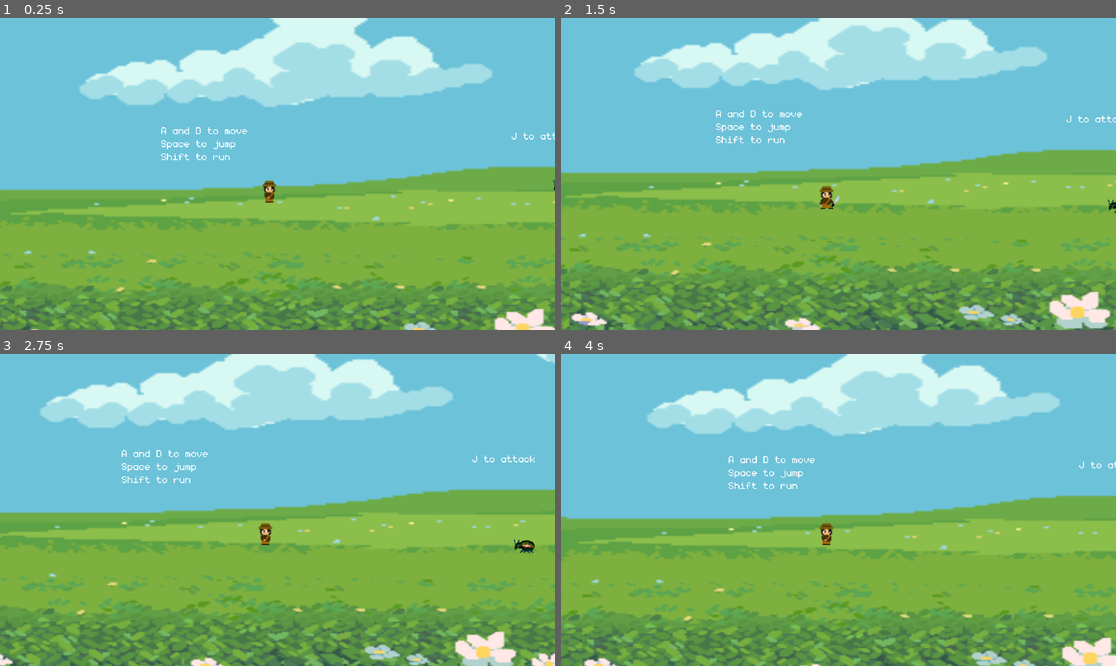
Above: before the commit, frames 1-4 (two rows, left to right).
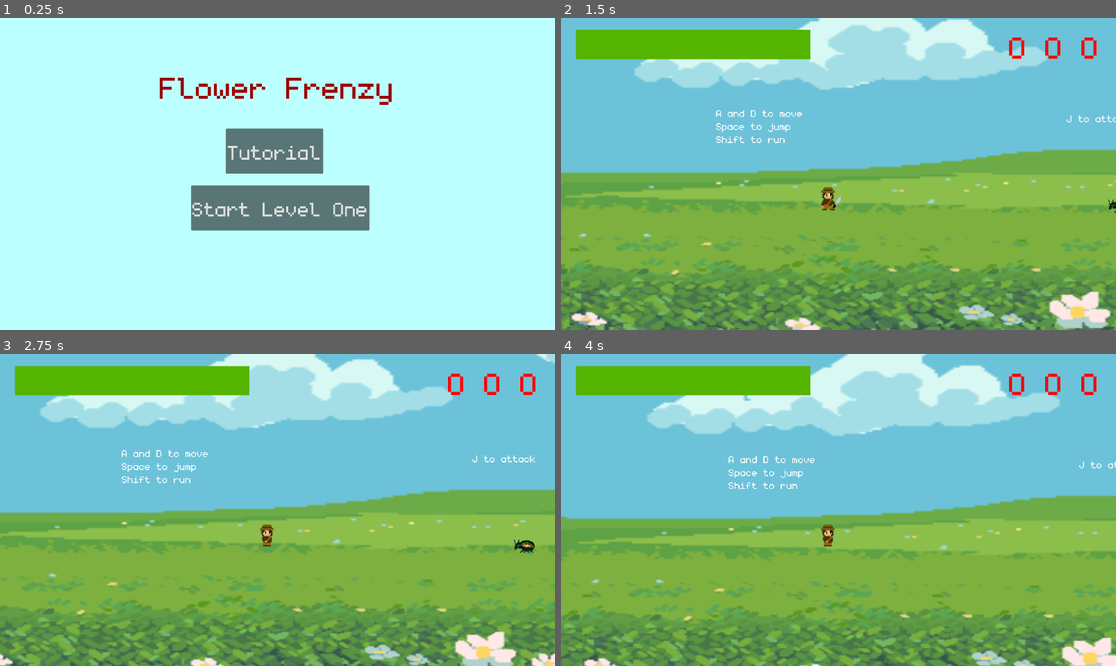
Above: after the commit, the same moments.

Repository: ako3131/traj-flower-frenzy
Game: Godot game, scene res://scenes/main_menu.tscn
The game is run twice, just before and just after one commit, with the same random seed, the same clock (stepped at 60 frames per second) and the same inputs. Before the commit the project starts from res://scenes/level_0.tscn. Sound files missing from this copy of the repository are replaced by a short silence.
Inputs (mouse positions are in pixels of both pictures, inside the frame that each line leads up to):
- Up to frame 1 (0.25 s): no input
- Up to frame 2 (1.5 s): click (832, 152) at 0.5 s, where only the run after the commit has a clickable "Tutorial"; hold D (right) from 1.28 s (still down); tap J (attack) at 1.35 s
- Up to frame 3 (2.75 s): keep holding D (right); tap Space (jump) at 1.52, 2.27 s; tap J (attack) at 2.1 s
- Up to frame 4 (4 s): release D (right) at 2.78 s; hold A (left) 2.78-3.53 s; hold Shift (sprint) 2.78-3.53 s; tap J (attack) at 3.05, 3.6 s; hold D (right) from 3.53 s (still down); tap Space (jump) at 3.77 s

The runs differ from the first frame. In frame 1, 99% of the frame differs, in the area x 0-100%, y 0-100%; in frame 2, 4.8%; in frame 3, 4.5%; in frame 4, 4.5%.

Commit message:
game start/over infrastructure

Diff:
--- a/Flower-Frenzy-main/project.godot
+++ b/Flower-Frenzy-main/project.godot
@@ -11,7 +11,7 @@
 [application]
 
 config/name="Flower Frenzy"
-run/main_scene="res://scenes/level_0.tscn"
+run/main_scene="res://scenes/main_menu.tscn"
 config/features=PackedStringArray("4.3", "GL Compatibility")
 config/icon="res://icon.svg"
 
--- a/Flower-Frenzy-main/scenes/coco.tscn
+++ b/Flower-Frenzy-main/scenes/coco.tscn
@@ -7,6 +7,8 @@
 [ext_resource type="Texture2D" uid="uid://br4f7fauxe3nr" path="res://arts/coco-still.PNG" id="5_ekn2i"]
 [ext_resource type="Texture2D" uid="uid://cvuhp2w5beguv" path="res://arts/coco-walk.PNG" id="6_5mebd"]
 [ext_resource type="PackedScene" uid="uid://3m8yn16m1ti0" path="res://scenes/combo_label.tscn" id="7_73i1k"]
+[ext_resource type="PackedScene" uid="uid://ddck1vgo382wf" path="res://scenes/health_bar.tscn" id="8_vobfd"]
+[ext_resource type="PackedScene" uid="uid://cu7ett65r633d" path="res://scenes/lives_label.tscn" id="9_a1aip"]
 
 [sub_resource type="AtlasTexture" id="AtlasTexture_0tx44"]
 atlas = ExtResource("3_sj8bs")
@@ -123,7 +125,7 @@
 height = 100.0
 
 [sub_resource type="RectangleShape2D" id="RectangleShape2D_fpfpj"]
-size = Vector2(40.4876, 20.5104)
+size = Vector2(29.75, 117.5)
 
 [node name="coco" type="CharacterBody2D" groups=["player"]]
 collision_layer = 2
@@ -137,7 +139,7 @@
 player = NodePath("..")
 
 [node name="AnimatedSprite2D" type="AnimatedSprite2D" parent="."]
-position = Vector2(6.10352e-05, -11)
+position = Vector2(6, -6)
 scale = Vector2(4.0625, 4.77083)
 sprite_frames = SubResource("SpriteFrames_oq0jm")
 animation = &"attack"
@@ -159,15 +161,27 @@
 monitoring = false
 
 [node name="CollisionShape2D" type="CollisionShape2D" parent="AttackArea"]
-position = Vector2(45, 3.99999)
-rotation = -0.975068
+position = Vector2(51.125, -6.25)
 shape = SubResource("RectangleShape2D_fpfpj")
 
 [node name="combo_label" parent="." instance=ExtResource("7_73i1k")]
-offset_left = -30.0
-offset_top = -690.0
-offset_right = 119.0
-offset_bottom = -531.0
+offset_left = -18.0
+offset_top = -728.0
+offset_right = 131.0
+offset_bottom = -569.0
+theme_override_font_sizes/font_size = 200
+
+[node name="health_bar" parent="." instance=ExtResource("8_vobfd")]
+offset_left = -1040.0
+offset_top = -698.0
+offset_right = -66.0
+offset_bottom = -576.0
+
+[node name="lives_label" parent="." instance=ExtResource("9_a1aip")]
+offset_left = 758.0
+offset_top = -712.0
+offset_right = 1133.0
+offset_bottom = -553.0
 theme_override_font_sizes/font_size = 200
 
 [connection signal="animation_finished" from="AnimatedSprite2D" to="." method="_on_animated_sprite_2d_animation_finished"]
--- a/Flower-Frenzy-main/scenes/level_1.tscn
+++ b/Flower-Frenzy-main/scenes/level_1.tscn
@@ -6,6 +6,7 @@
 [ext_resource type="Texture2D" uid="uid://jyfqg6lg6uko" path="res://arts/Forest-nature-fantasy-tilese/BG_1/BG_1.png" id="4_0xcho"]
 [ext_resource type="Texture2D" uid="uid://gsamj2m6hi6n" path="res://arts/Forest-nature-fantasy-tilese/BG_2/BG_2.png" id="5_wqrka"]
 [ext_resource type="Texture2D" uid="uid://v7kmwe86u8el" path="res://arts/Forest-nature-fantasy-tilese/BG_3/BG_3.png" id="6_5etcc"]
+[ext_resource type="Script" path="res://scripts/fall_area.gd" id="7_7ok1c"]
 [ext_resource type="PackedScene" uid="uid://co6v5mapptj0s" path="res://scenes/music.tscn" id="7_63pmp"]
 [ext_resource type="Texture2D" uid="uid://boxebxd760vva" path="res://arts/flower_1.png" id="8_yo1ii"]
 
@@ -829,11 +830,11 @@
 tile_size = Vector2i(16, 12)
 sources/0 = SubResource("TileSetAtlasSource_pojac")
 
+[sub_resource type="RectangleShape2D" id="RectangleShape2D_3ejt4"]
+size = Vector2(346.667, 105.833)
+
 [node name="main" type="Node2D"]
 script = ExtResource("1_3gl47")
-
-[node name="coco" parent="." instance=ExtResource("2_x5y03")]
-position = Vector2(435, 192)
 
 [node name="Combo" type="Label" parent="."]
 offset_left = 862.0
@@ -875,9 +876,23 @@
 scale = Vector2(6, 6)
 texture = ExtResource("6_5etcc")
 
-[node name="music" parent="." instance=ExtResource("7_63pmp")]
+[node name="fall_area" type="Area2D" parent="Bg3"]
+collision_mask = 3
+script = ExtResource("7_7ok1c")
+
+[node name="CollisionShape2D" type="CollisionShape2D" parent="Bg3/fall_area"]
+position = Vector2(-268.333, 89.4167)
+shape = SubResource("RectangleShape2D_3ejt4")
 
 [node name="Flower" type="Sprite2D" parent="."]
 position = Vector2(524, 457)
-scale = Vector2(-6.02827, 7.86472)
+rotation = 3.14159
+scale = Vector2(6.02827, -7.86472)
 texture = ExtResource("8_yo1ii")
+
+[node name="coco" parent="." instance=ExtResource("2_x5y03")]
+position = Vector2(435, 192)
+
+[node name="music" parent="." instance=ExtResource("7_63pmp")]
+
+[connection signal="body_entered" from="Bg3/fall_area" to="Bg3/fall_area" method="_on_body_entered"]
--- /dev/null
+++ b/Flower-Frenzy-main/scenes/lives_label.gd
@@ -0,0 +1,20 @@
+extends Label
+
+var parent
+var max_lives = 3
+var lives
+
+# Called when the node enters the scene tree for the first time.
+func _ready() -> void:
+	parent = get_parent()
+
+func update_lives():
+	lives = parent.lives
+	if lives >= max_lives:
+		text = "O O O"
+	elif lives == 2:
+		text = "O O"
+	elif lives == 1:
+		text = "O"
+	else:
+		text = ""
--- /dev/null
+++ b/Flower-Frenzy-main/scenes/lives_label.tscn
@@ -0,0 +1,13 @@
+[gd_scene load_steps=3 format=3 uid="uid://cu7ett65r633d"]
+
+[ext_resource type="FontFile" uid="uid://dqurhn86yqfc3" path="res://arts/monogram.ttf" id="1_xddvf"]
+[ext_resource type="Script" path="res://scenes/lives_label.gd" id="2_m1btq"]
+
+[node name="lives_label" type="Label"]
+offset_right = 195.0
+offset_bottom = 88.0
+theme_override_colors/font_color = Color(1, 0, 0, 1)
+theme_override_fonts/font = ExtResource("1_xddvf")
+theme_override_font_sizes/font_size = 100
+text = "O O O"
+script = ExtResource("2_m1btq")
--- /dev/null
+++ b/Flower-Frenzy-main/scenes/main_menu.gd
@@ -0,0 +1,7 @@
+extends Node2D
+
+func _on_tutorial_button_pressed() -> void:
+	get_tree().change_scene_to_file("res://scenes/level_0.tscn")
+
+func _on_start_button_pressed() -> void:
+	get_tree().change_scene_to_file("res://scenes/level_1.tscn")
--- /dev/null
+++ b/Flower-Frenzy-main/scenes/main_menu.tscn
@@ -0,0 +1,43 @@
+[gd_scene load_steps=3 format=3 uid="uid://bns3s54ejoyn5"]
+
+[ext_resource type="Script" path="res://scenes/main_menu.gd" id="1_74e8c"]
+[ext_resource type="FontFile" uid="uid://dqurhn86yqfc3" path="res://arts/monogram.ttf" id="1_pvj0s"]
+
+[node name="main_menu" type="Node2D"]
+script = ExtResource("1_74e8c")
+
+[node name="ColorRect" type="ColorRect" parent="."]
+offset_right = 2308.0
+offset_bottom = 1298.0
+color = Color(0.737255, 1, 1, 1)
+
+[node name="Label" type="Label" parent="."]
+offset_right = 2302.0
+offset_bottom = 563.0
+theme_override_colors/font_color = Color(0.607843, 0, 0, 1)
+theme_override_fonts/font = ExtResource("1_pvj0s")
+theme_override_font_sizes/font_size = 200
+text = "Flower Frenzy"
+horizontal_alignment = 1
+vertical_alignment = 1
+
+[node name="tutorial_button" type="Button" parent="."]
+offset_left = 938.0
+offset_top = 460.0
+offset_right = 1342.0
+offset_bottom = 646.0
+theme_override_fonts/font = ExtResource("1_pvj0s")
+theme_override_font_sizes/font_size = 130
+text = "Tutorial"
+
+[node name="start_button" type="Button" parent="."]
+offset_left = 794.0
+offset_top = 696.0
+offset_right = 1533.0
+offset_bottom = 882.0
+theme_override_fonts/font = ExtResource("1_pvj0s")
+theme_override_font_sizes/font_size = 130
+text = "Start Level One"
+
+[connection signal="pressed" from="tutorial_button" to="." method="_on_tutorial_button_pressed"]
+[connection signal="pressed" from="start_button" to="." method="_on_start_button_pressed"]
--- /dev/null
+++ b/Flower-Frenzy-main/scenes/player_hud.tscn
@@ -0,0 +1,26 @@
+[gd_scene load_steps=4 format=3 uid="uid://cufkym4oucwun"]
+
+[ext_resource type="PackedScene" uid="uid://ddck1vgo382wf" path="res://scenes/health_bar.tscn" id="1_rwrg1"]
+[ext_resource type="PackedScene" uid="uid://3m8yn16m1ti0" path="res://scenes/combo_label.tscn" id="2_xnoqb"]
+[ext_resource type="PackedScene" uid="uid://cu7ett65r633d" path="res://scenes/lives_label.tscn" id="3_cvwkv"]
+
+[node name="player_hud" type="Node2D"]
+
+[node name="health_bar" parent="." instance=ExtResource("1_rwrg1")]
+offset_left = 47.0
+offset_top = 31.0
+offset_right = 599.0
+offset_bottom = 88.0
+
+[node name="combo_label" parent="." instance=ExtResource("2_xnoqb")]
+offset_left = 629.0
+offset_top = 14.0
+offset_right = 716.0
+offset_bottom = 94.0
+theme_override_font_sizes/font_size = 100
+
+[node name="lives_label" parent="." instance=ExtResource("3_cvwkv")]
+offset_left = 2081.0
+offset_top = 22.0
+offset_right = 2276.0
+offset_bottom = 110.0
--- a/Flower-Frenzy-main/scripts/coco.gd
+++ b/Flower-Frenzy-main/scripts/coco.gd
@@ -10,6 +10,12 @@
 
 @export var knock_back_strength = 150  # Strength of knockback applied to enemies
 @export var hit_strength = 20  # Damage per hit
+
+@export var max_health = 200
+var health = max_health
+var always_show_health = true
+
+var lives = 3
 
 var is_attacking = false
 var hit_count: int = 0
@@ -46,7 +52,7 @@
 			if missed_swings >= 1:
 				hit_count = 0  # Reset hit count after 3 missed swings
 
-		#update_hit_display()  # Update UI
+		$combo_label.update_combo()
 		return  # Prevent other animations from playing during attack
 
 
@@ -108,10 +114,30 @@
 	update_hit_display()
 	return hit_registered
 
+func take_damage(amount):
+	health -= amount
+	if health <= 0:
+		die()
+
+func die():
+	lives -= 1
+	if lives > 0:
+		respawn()
+	else:
+		game_over()
+
+func respawn():
+	$lives_label.update_lives()
+	await get_tree().create_timer(.4).timeout  # Delay so health bar shows depleted
+	health = max_health
+	position = Vector2(551, 482)
+
+func game_over():
+	get_tree().change_scene_to_file("res://scenes/main_menu.tscn")
 
 func update_hit_display():
 	var hit_display = get_node_or_null("/root/main/Combo")
 	if hit_display:
 		hit_display.text = "COMBO: " + str(hit_count)
-	else:
-		print("Error: NO COMBO found")
+	#else:
+		#print("Error: NO COMBO found")
--- a/Flower-Frenzy-main/scripts/combo_label.gd
+++ b/Flower-Frenzy-main/scripts/combo_label.gd
@@ -7,9 +7,9 @@
 # Called when the node enters the scene tree for the first time.
 func _ready() -> void:
 	parent = get_parent()
+	self.visible = false
 
-# Called every frame. 'delta' is the elapsed time since the previous frame.
-func _process(delta: float) -> void:
+func update_combo():
 	hit_count = parent.hit_count
 	if hit_count == 0:
 		self.visible = false
--- /dev/null
+++ b/Flower-Frenzy-main/scripts/fall_area.gd
@@ -0,0 +1,5 @@
+extends Area2D
+
+func _on_body_entered(body: Node2D) -> void:
+	if body.is_in_group("player"):
+		body.take_damage(body.health)
--- a/Flower-Frenzy-main/scripts/health_bar.gd
+++ b/Flower-Frenzy-main/scripts/health_bar.gd
@@ -3,19 +3,23 @@
 var parent
 var max_val
 var min_val = 0
+var always_show = false
 
 # Called when the node enters the scene tree for the first time.
 func _ready() -> void:
 	parent = get_parent()
 	max_val = parent.max_health
 
+	if parent.get("always_show_health") != null:
+		always_show = parent.always_show_health
+
 
 # Called every frame. 'delta' is the elapsed time since the previous frame.
 func _process(delta: float) -> void:
 	self.value = parent.health
-	if parent.health != max_val:
+	if always_show or parent.health != max_val:
 		self.visible = true
-		if parent.health == min_val:
-			self.visible = false
+		#if parent.health == min_val:
+			#self.visible = false
 	else:
 		self.visible = false
--- a/Flower-Frenzy-main/scripts/level_1.gd
+++ b/Flower-Frenzy-main/scripts/level_1.gd
@@ -7,8 +7,8 @@
 func _ready() -> void:
 	character.position = Vector2(551, 482)
 
-	create_shoes(3)
-	create_bugs(2)
+	#create_shoes(3)
+	#create_bugs(2)
 
 func create_shoes(count: int):
 	var x_change = 70
@@ -29,3 +29,7 @@
 		var bug = bug_scene.instantiate()
 		add_child(bug)
 		bug.position = Vector2(x + (x_change * i), y + (y_change * i))
+
+
+func _on_fall_area_body_entered(body: Node2D) -> void:
+	pass # Replace with function body.
Binary file removed: Flower-Frenzy-main/scenes/046.png
Not shown: 1 places in Flower-Frenzy-main/scenes/coco.tscn that only renumber resources
Not shown: 1 places in Flower-Frenzy-main/scenes/level_1.tscn that only renumber resources
